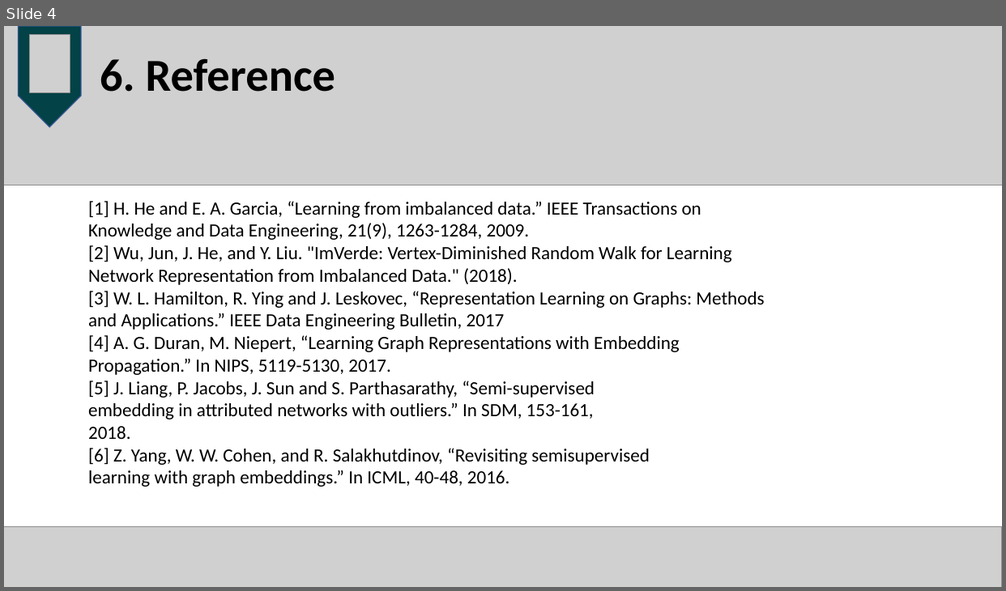
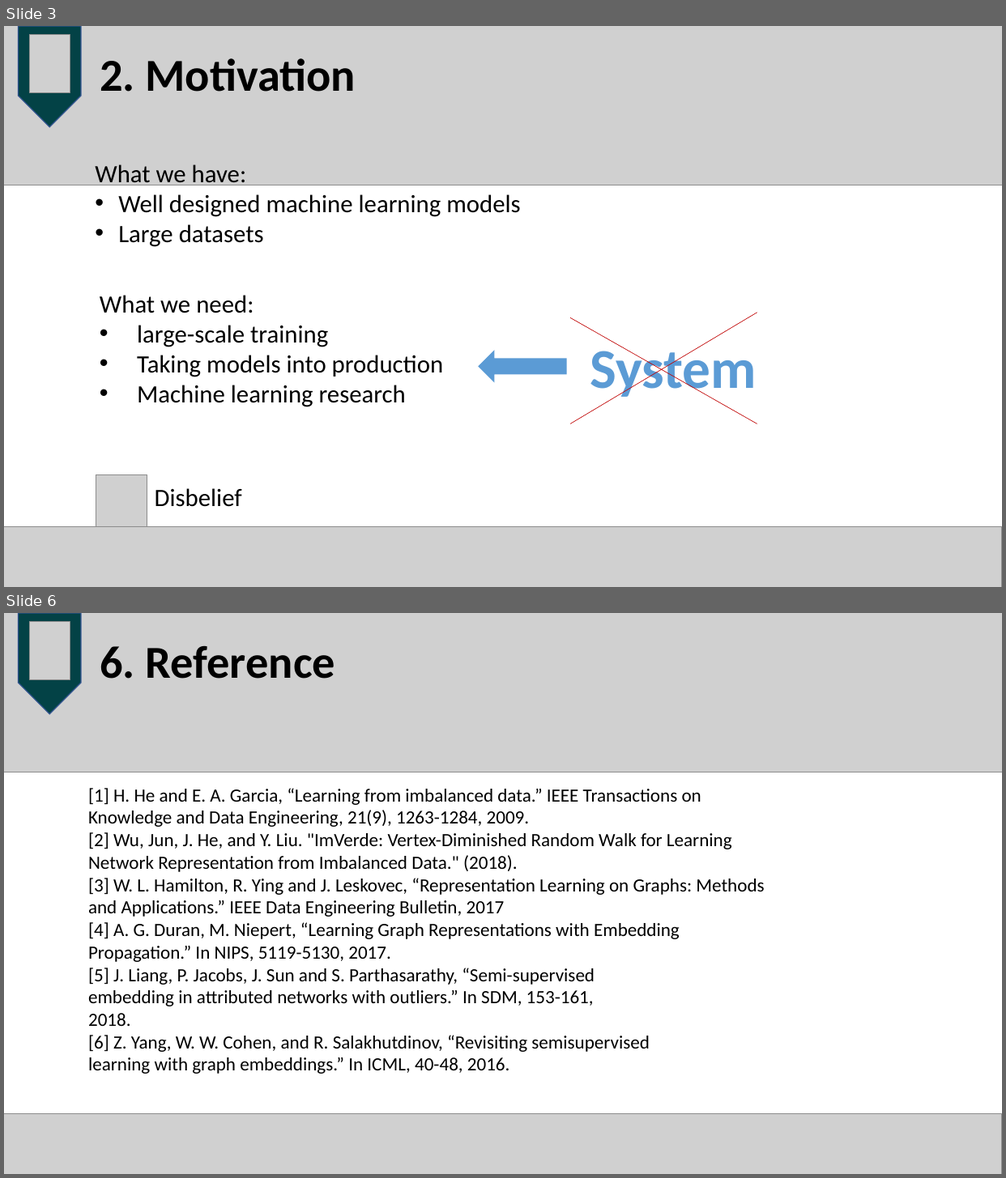
Before and after one commit to coda953/OSproject, a slide deck: tfboys.pptx. Shown one above the other, each under a label of ours: slide 4 before the commit, slides 3 and 6 after it; the slides between them are not shown. The pictures are 1006x591 and 1006x1178 pixels, drawn with LibreOffice and Linux fonts; fonts in the diff are those of the drawing; grey boxes stand for pictures. Boxes give left, top, right and bottom in pixels: in the first picture for what was removed or moved away, otherwise in the second. Text is boxed around its words. In the diff, an @@ line names an element or a change of style, - is before the commit and + after.

```diff
--- a/tfboys.pptx
+++ b/tfboys.pptx
@@ slide 3 added at (x1=4, y1=26, x2=1002, y2=587), background #FFFFFF @@
@@ picture added at (x1=4, y1=26, x2=1002, y2=185) @@
@@ pentagon arrow added at (x1=18, y1=26, x2=81, y2=127), fill #034246, outline #325491 1 pt @@
@@ picture added at (x1=29, y1=34, x2=70, y2=92) @@
@@ title added at (x1=100, y1=58, x2=356, y2=92), 44 pt, text #000000, bold @@
+2. Motivation
@@ text added at (x1=95, y1=165, x2=520, y2=247), 24 pt, text #000000 @@
+What we have:
+• Well designed machine learning models
+• Large datasets
@@ text added at (x1=100, y1=295, x2=444, y2=408), 24 pt, text #000000 @@
+What we need:
+• large-scale training
+• Taking models into production
+• Machine learning research
@@ line added from (571, 425) to (757, 313), #C00000 0.5 pt @@
@@ line added from (571, 318) to (757, 425), #C00000 0.5 pt @@
@@ right arrow added at (x1=479, y1=352, x2=566, y2=382), fill #5B9BD5, outline #5B9BD5 1 pt @@
@@ text added at (x1=590, y1=342, x2=756, y2=403), 54 pt, text #5B9BD5, bold @@
+System
@@ picture added at (x1=96, y1=476, x2=147, y2=527) @@
@@ text added at (x1=155, y1=489, x2=242, y2=507), 24 pt, text #000000 @@
+Disbelief
@@ picture added at (x1=4, y1=527, x2=1002, y2=587) @@
@@ what was slide 4 is now slide 6 @@
```
Also in this commit, not shown: 1 slide changed, 3 other slides added, 2 slides removed, 1 other file.
